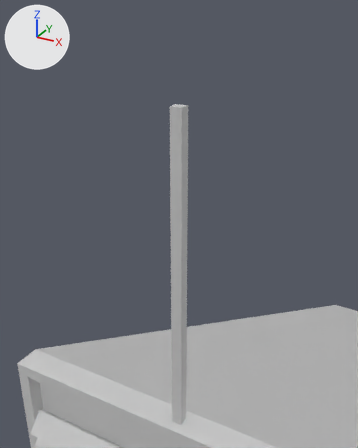
The FBX model Project/Assets/Models/IceStaionEntrance.FBX, before and after one commit.
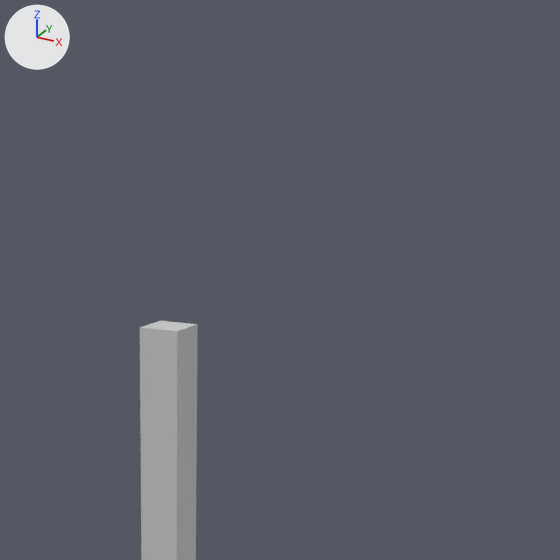
Old and new are each drawn from a camera (50 mm lens) standing at (-19.31, -22.44, 15.25) and looking at (-20.85, -19.64, 13.85) and again close up on the part from 35% to 85% of the width and 0% to 41% of the height. The axes (+X, +Y, +Z) are drawn at upper left. The lights are the same throughout. Where no turn or scale is listed for an object, it has been applied to the vertices.

Names of what the first close-up shows: 'IceStation_Entrance'.
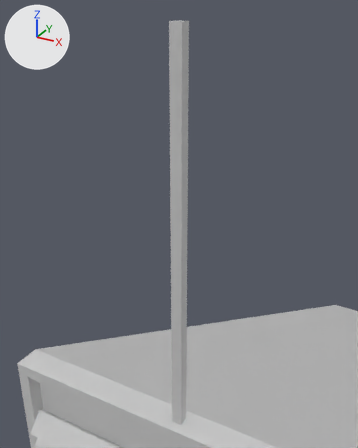
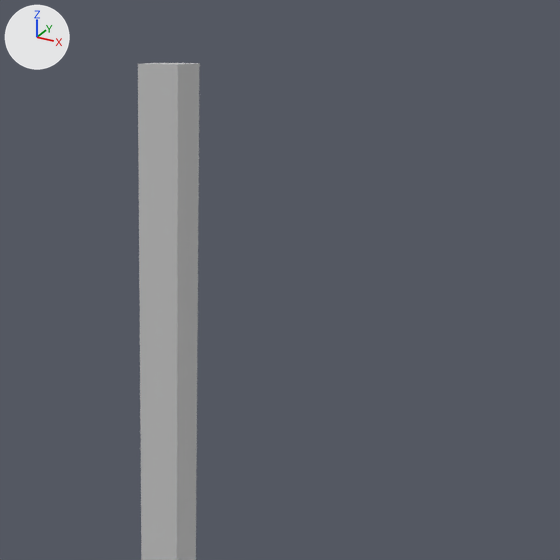
Location of each change, [x1, y1, x2, y2] in pixels of the close-ups (560 x 560 px):
'IceStation_Beacon', added: after [138, 63, 200, 331]

The change, as a list of edits to the scene's bpy script:
```text
Add me_icestation_beacon_ncl1_1:
    me_icestation_beacon_ncl1_1.from_pydata(...)  # a box spanning x -0.05..0.05, y -10.753..-10.653, z 14.586..15.156
    me_icestation_beacon_ncl1_1.materials.append(mat_environmenttexture)  # its picture is missing
Add ob_icestation_beacon:
    ob_icestation_beacon = bpy.data.objects.new('IceStation_Beacon', me_icestation_beacon_ncl1_1)
    ob_icestation_beacon.location = (-21.069, -8.543, 0.0)
```
